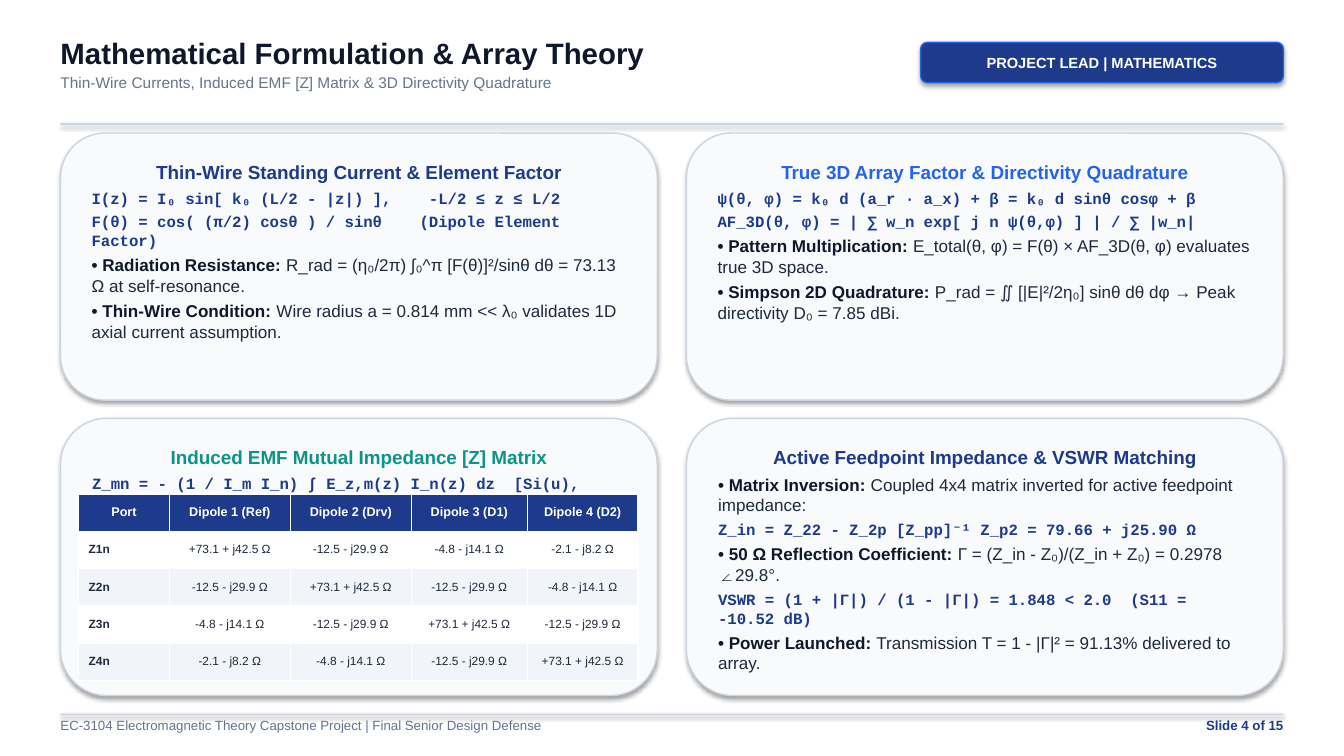
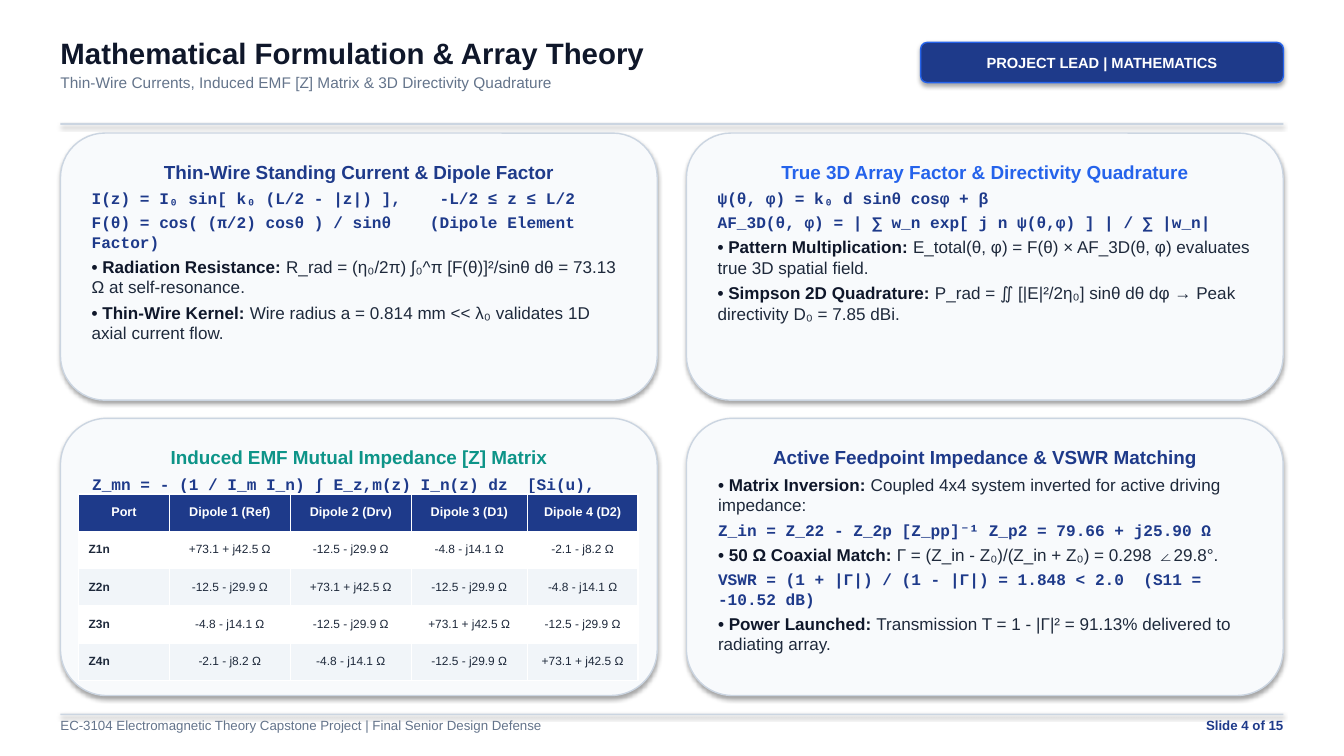
Before and after one commit to saugata-malakar/Electromagnetic-Theory-Member-1, a slide deck: slide 4 of EC3104_15_Slide_Capstone_Presentation.pptx. Drawn at 1344x756 pixels with LibreOffice and Linux fonts; fonts in the diff are those of the drawing. Boxes give left, top, right and bottom in pixels: in the first picture for what was removed or moved away, otherwise in the second. Text is boxed around its words. In the diff, an @@ line names an element or a change of style, - is before the commit and + after.

```diff
--- a/EC3104_15_Slide_Capstone_Presentation.pptx
+++ b/EC3104_15_Slide_Capstone_Presentation.pptx
@@ text in rounded rectangle at (x1=164, y1=165, x2=554, y2=183): text changed @@
-Thin-Wire Standing Current & Element Factor
+Thin-Wire Standing Current & Dipole Factor
@@ text in rounded rectangle at (x1=92, y1=192, x2=575, y2=232): size 11.2 to 11.5 pt in "I(z) = I₀ sin[ k₀ (L/2 - ...", "F(θ) = cos( (π/2) cosθ ) / ..." @@
@@ text in rounded rectangle at (x1=718, y1=192, x2=989, y2=209): text changed; size 11.2 to 11.5 pt @@
-ψ(θ, φ) = k₀ d (a_r · a_x) + β = k₀ d sinθ cosφ + β
+ψ(θ, φ) = k₀ d sinθ cosφ + β
@@ text in rounded rectangle at (x1=718, y1=216, x2=1210, y2=232): size 11.2 to 11.5 pt in "AF_3D(θ, φ) = | ∑ w_n exp[ ..." @@
@@ text in rounded rectangle at (x1=718, y1=240, x2=1249, y2=278): text changed @@
-• Pattern Multiplication: E_total(θ, φ) = F(θ) × AF_3D(θ, φ) evaluates true 3D space.
+• Pattern Multiplication: E_total(θ, φ) = F(θ) × AF_3D(θ, φ) evaluates true 3D spatial field.
@@ text in rounded rectangle at (x1=92, y1=306, x2=590, y2=339): text changed @@
-• Thin-Wire Condition: Wire radius a = 0.814 mm << λ₀ validates 1D axial current assumption.
+• Thin-Wire Kernel: Wire radius a = 0.814 mm << λ₀ validates 1D axial current flow.
@@ text in rounded rectangle at (x1=92, y1=478, x2=595, y2=493): size 11.2 to 11.5 pt in "Z_mn = - (1 / I_m I_n) ..." @@
@@ text in rounded rectangle at (x1=718, y1=478, x2=1220, y2=515): text changed @@
-• Matrix Inversion: Coupled 4x4 matrix inverted for active feedpoint impedance:
+• Matrix Inversion: Coupled 4x4 system inverted for active driving impedance:
@@ text in rounded rectangle at (x1=718, y1=524, x2=1211, y2=609): size 11.2 to 11.5 pt in "Z_in = Z_22 - Z_2p [Z_pp]⁻¹ Z_p2 ...", "VSWR = (1 + |Γ|) / (1 ..." @@
@@ text in rounded rectangle at (x1=729, y1=548, x2=1219, y2=565): text changed @@
-• 50 Ω Reflection Coefficient: Γ = (Z_in - Z₀)/(Z_in + Z₀) = 0.2978 ∠29.8°.
+• 50 Ω Coaxial Match: Γ = (Z_in - Z₀)/(Z_in + Z₀) = 0.298 ∠29.8°.
@@ text in rounded rectangle at (x1=718, y1=617, x2=1230, y2=654): text changed @@
-• Power Launched: Transmission T = 1 - |Γ|² = 91.13% delivered to array.
+• Power Launched: Transmission T = 1 - |Γ|² = 91.13% delivered to radiating array.
```
Also in this commit, not shown: 8 other slides changed, 11 other files.
